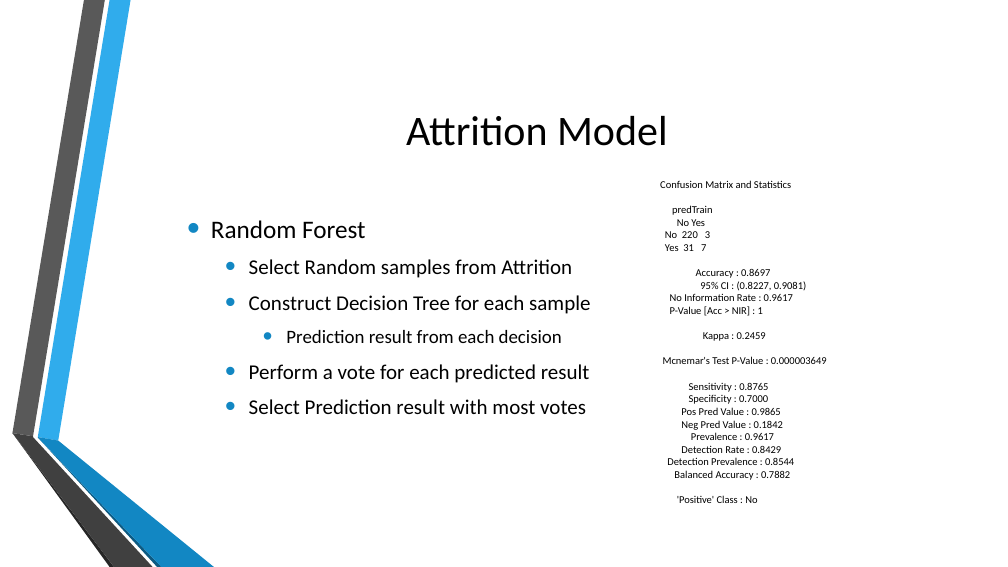
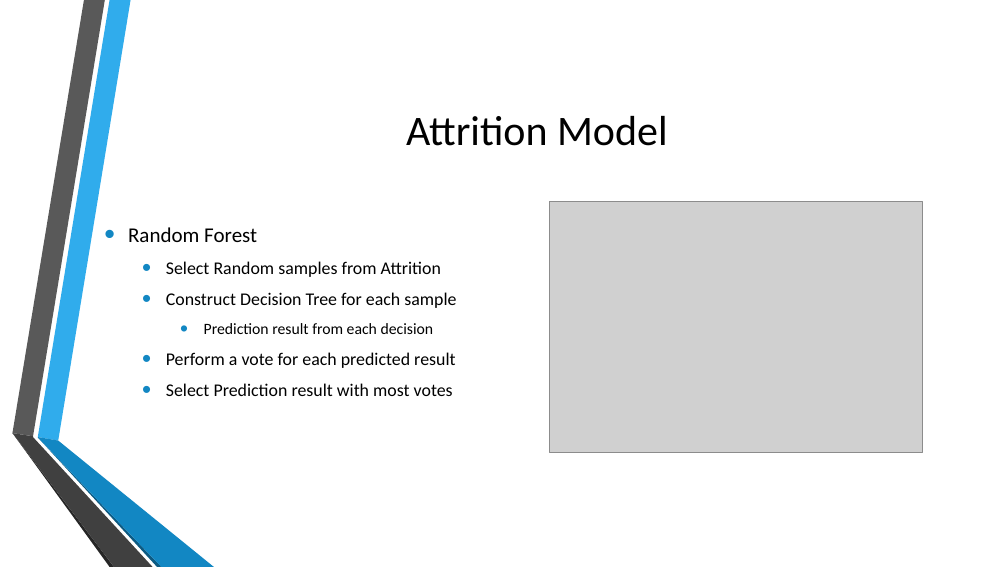
Before and after one commit to jherbaugh/CaseStudy2DDS, a slide deck: slide 10 of DDS Analytics Presentation.pptx (slide 9 before the commit). Drawn at 1008x567 pixels with LibreOffice and Linux fonts; fonts in the diff are those of the drawing; grey boxes stand for pictures. Boxes give left, top, right and bottom in pixels: in the first picture for what was removed or moved away, otherwise in the second. Text is boxed around its words. In the diff, an @@ line names an element or a change of style, - is before the commit and + after.

```diff
--- a/DDS Analytics Presentation.pptx
+++ b/DDS Analytics Presentation.pptx
@@ picture added at (550,202,923,453) @@
@@ text removed at (660,180,827,503) @@
-Confusion Matrix and Statistics
-predTrain
-No Yes
-No 220 3
-Yes 31 7
-Accuracy : 0.8697
-95% CI : (0.8227, 0.9081)
-No Information Rate : 0.9617
-P-Value [Acc > NIR] : 1
-Kappa : 0.2459
-Mcnemar's Test P-Value : 0.000003649
-Sensitivity : 0.8765
-Specificity : 0.7000
-Pos Pred Value : 0.9865
-Neg Pred Value : 0.1842
-Prevalence : 0.9617
-Detection Rate : 0.8429
-Detection Prevalence : 0.8544
-Balanced Accuracy : 0.7882
-'Positive' Class : No
@@ text "Random Forest": place and size @@
-text "Random Forest" at (211,220,590,414)
+text "Random Forest" at (128,227,456,396)
@@ text "Random Forest" at (128,227,456,396): size 24 to 20 pt in "Random Forest"; size 20 to 17 pt in "Select Random samples from Attrition", "Construct Decision Tree for each sample", "Perform a vote for each predicted result", "Select Prediction result with most votes"; size 18 to 15 pt in "Prediction result from each decision" @@
```
Also in this commit, not shown: 11 other slides changed, 3 slides added, 3 slides removed, 2 other files.
